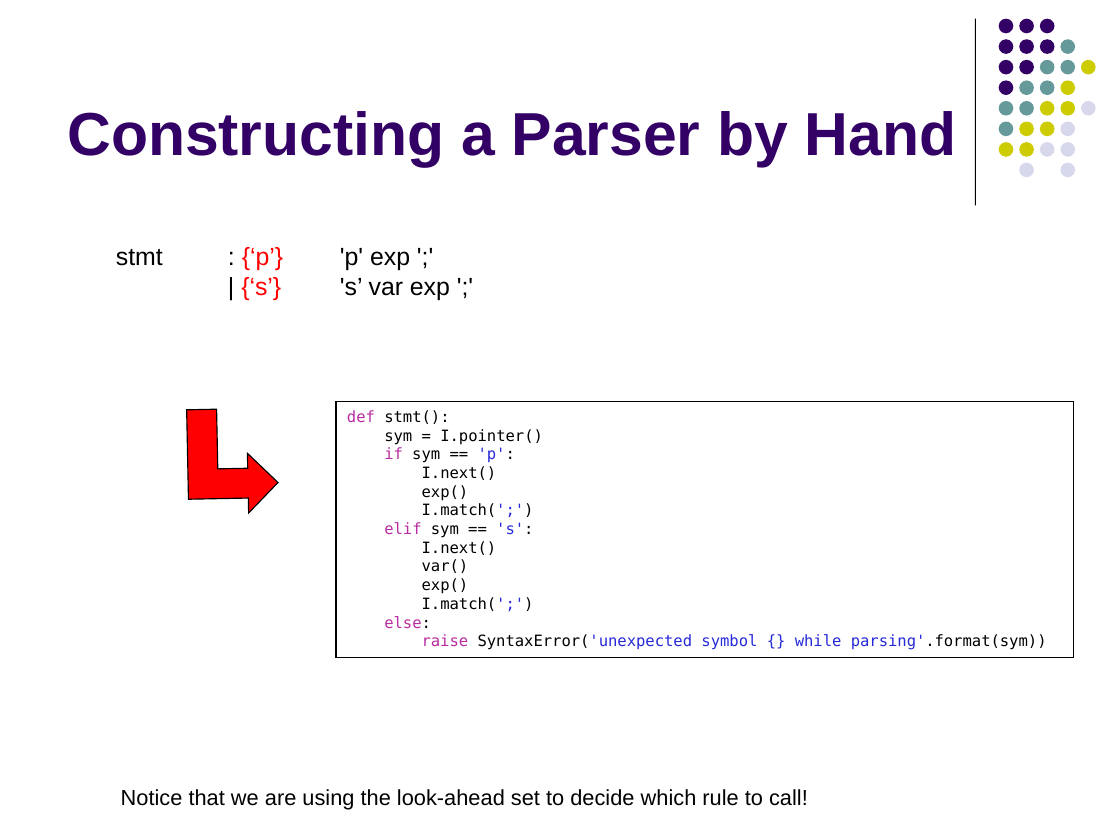
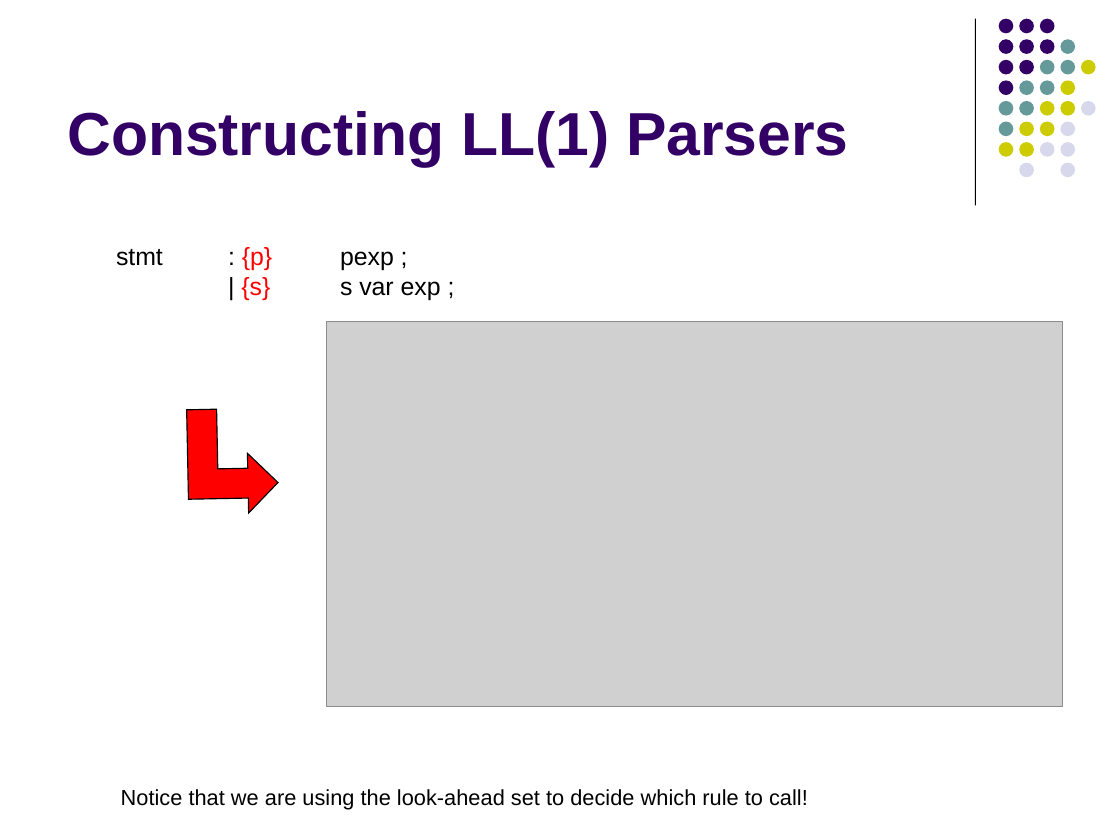
Before and after one commit to lutzhamel/CSC402, a slide deck: slide 22 of notes/csc402-ln002.pptx (slide 19 before the commit). Drawn at 1120x840 pixels with LibreOffice and Linux fonts; fonts in the diff are those of the drawing; grey boxes stand for pictures. Boxes give left, top, right and bottom in pixels: in the first picture for what was removed or moved away, otherwise in the second. Text is boxed around its words. In the diff, an @@ line names an element or a change of style, - is before the commit and + after.

```diff
--- a/notes/csc402-ln002.pptx
+++ b/notes/csc402-ln002.pptx
@@ title at [67, 111, 849, 167]: text changed @@
-Constructing a Parser by Hand
+Constructing LL(1) Parsers
@@ text at [116, 247, 441, 300]: text changed @@
-stmt : {‘p’} 'p' exp ';'
-| {‘s’} 's’ var exp ';'
+stmt : {p} pexp ;
+| {s} s var exp ;
@@ picture added at [327, 321, 1063, 706] @@
@@ rectangle removed at [336, 401, 1073, 657] @@
-def stmt():
-sym = I.pointer()
-if sym == 'p':
-I.next()
-exp()
-I.match(';')
-elif sym == 's':
-I.next()
-var()
-exp()
-I.match(';')
-else:
-raise SyntaxError('unexpected symbol {} while parsing'.format(sym))
```
Also in this commit, not shown: 14 other slides changed, 6 slides added, 5 slides removed, 4 other files.
